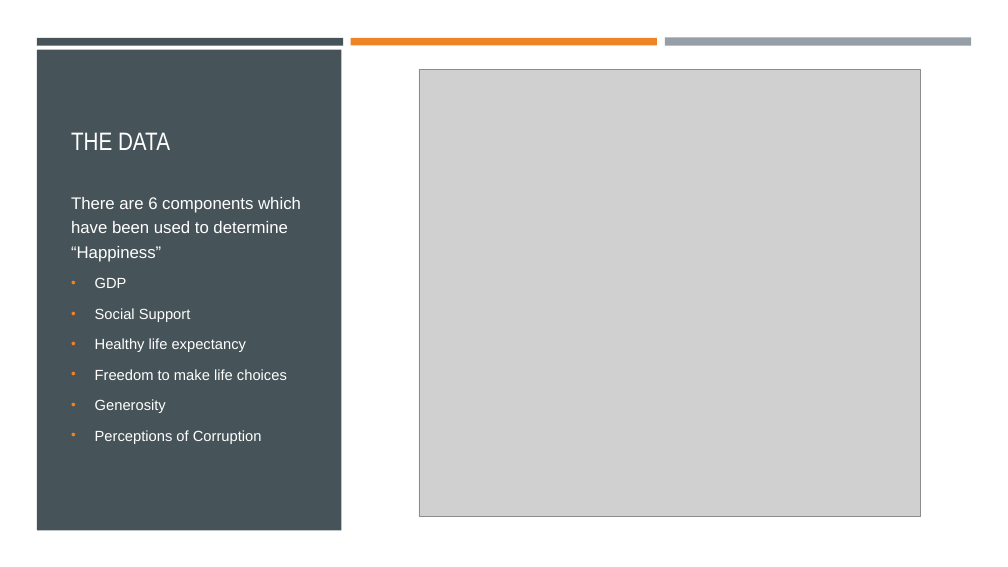
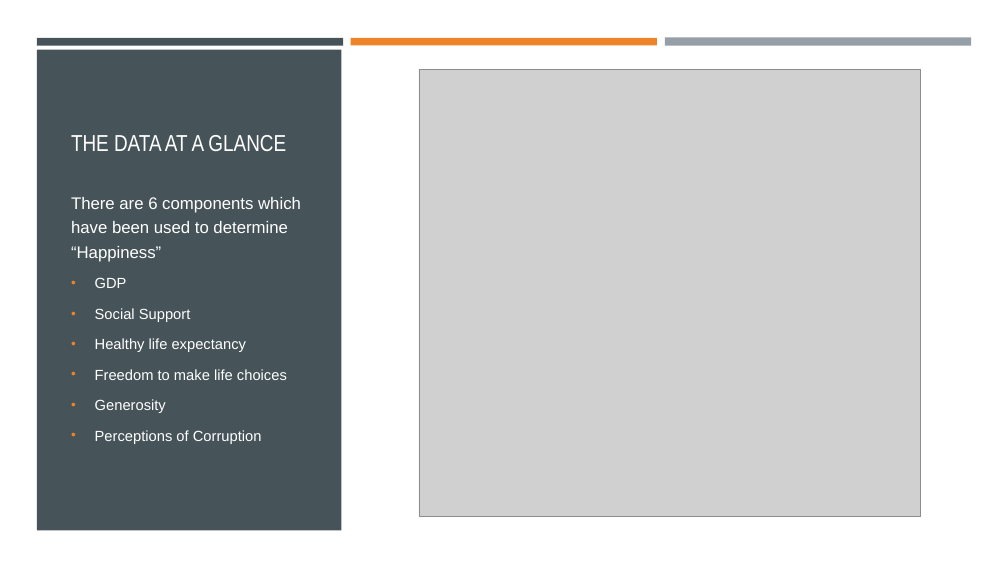
Before and after one commit to Bmyers5817/Project-1, a slide deck: slide 3 of World Happiness.pptx (slide 4 before the commit). Drawn at 1008x567 pixels with LibreOffice and Linux fonts; fonts in the diff are those of the drawing; grey boxes stand for pictures. Boxes give left, top, right and bottom in pixels: in the first picture for what was removed or moved away, otherwise in the second. Text is boxed around its words. In the diff, an @@ line names an element or a change of style, - is before the commit and + after.

```diff
--- a/World Happiness.pptx
+++ b/World Happiness.pptx
@@ title at [71, 135, 286, 151]: text changed; size 24 to 22 pt @@
-THE DATA
+THE DATA AT A GLANCE
```
Also in this commit, not shown: 5 other slides changed, 7 slides added, 2 slides removed.
